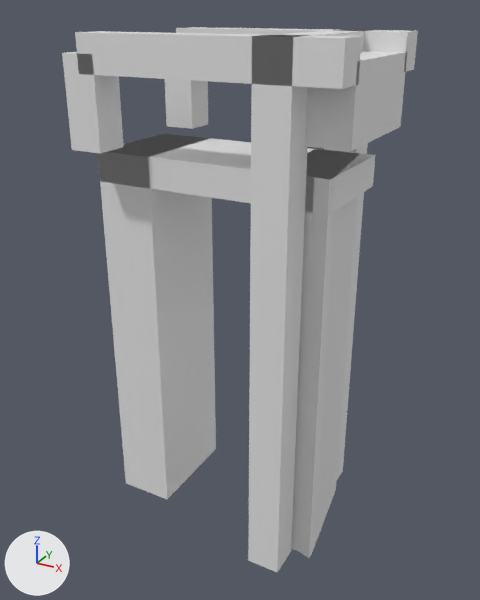
Before and after pictures for a commit that changed the glTF model models/nieuw-lekkerland/nieuw-lekkerland-brug-397ae80d/nieuw-lekkerland-brug-397ae80d.glb.
The view is the same before and after, from a 50 mm camera at (8.41, -15.0, 4.14) aimed at (0.21, -0.09, -3.31). Arrows for +X, +Y and +Z are at lower left; the lights stay in place. The older version comes first.

Names of what the first picture shows: 'building:balans', 'building:balans 2', 'building:contragewicht', 'building:hamei', 'building:hamei 2', 'building:hangstang', 'building:hangstang 2', 'building:portaal', 'road:dek', 'road:landhoofd (aangenomen)', 'road:landhoofd (aangenomen) 2'.
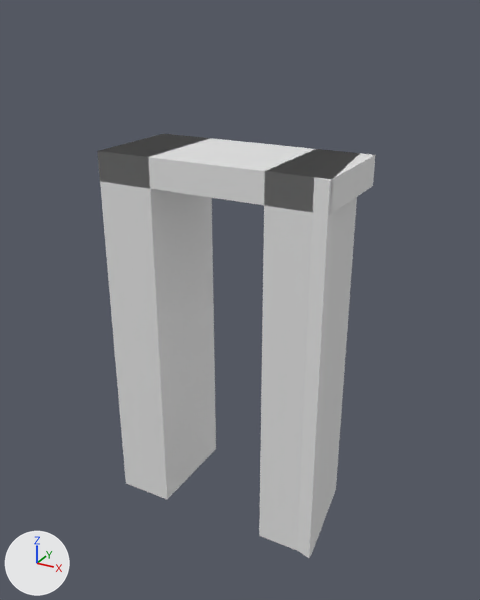
What the commit changed:
Object 'building:hamei' (ob_building_hamei) is deleted.
Object 'building:hamei 2' (ob_building_hamei_2) is deleted.
Object 'building:portaal' (ob_building_portaal) is deleted.
Object 'building:balans' (ob_building_balans) is deleted.
Object 'building:hangstang' (ob_building_hangstang) is deleted.
Object 'building:balans 2' (ob_building_balans_2) is deleted.
Object 'building:hangstang 2' (ob_building_hangstang_2) is deleted.
Object 'building:contragewicht' (ob_building_contragewicht) is deleted.

Pixel boxes [x1, y1, x2, y2] of what changed, in the pictures (480 x 600 px):
'building:hamei 2', deleted
    before: [248, 35, 311, 573]
'building:balans 2', deleted
    before: [75, 31, 362, 89]
'building:contragewicht', deleted
    before: [305, 51, 407, 151]
'building:hangstang 2', deleted
    before: [62, 52, 124, 154]
'building:balans', deleted
    before: [176, 27, 418, 72]
'building:hangstang', deleted
    before: [165, 79, 208, 129]
'building:hamei', deleted
    before: [324, 30, 371, 479]
'building:portaal', deleted
    before: [267, 30, 367, 51]
